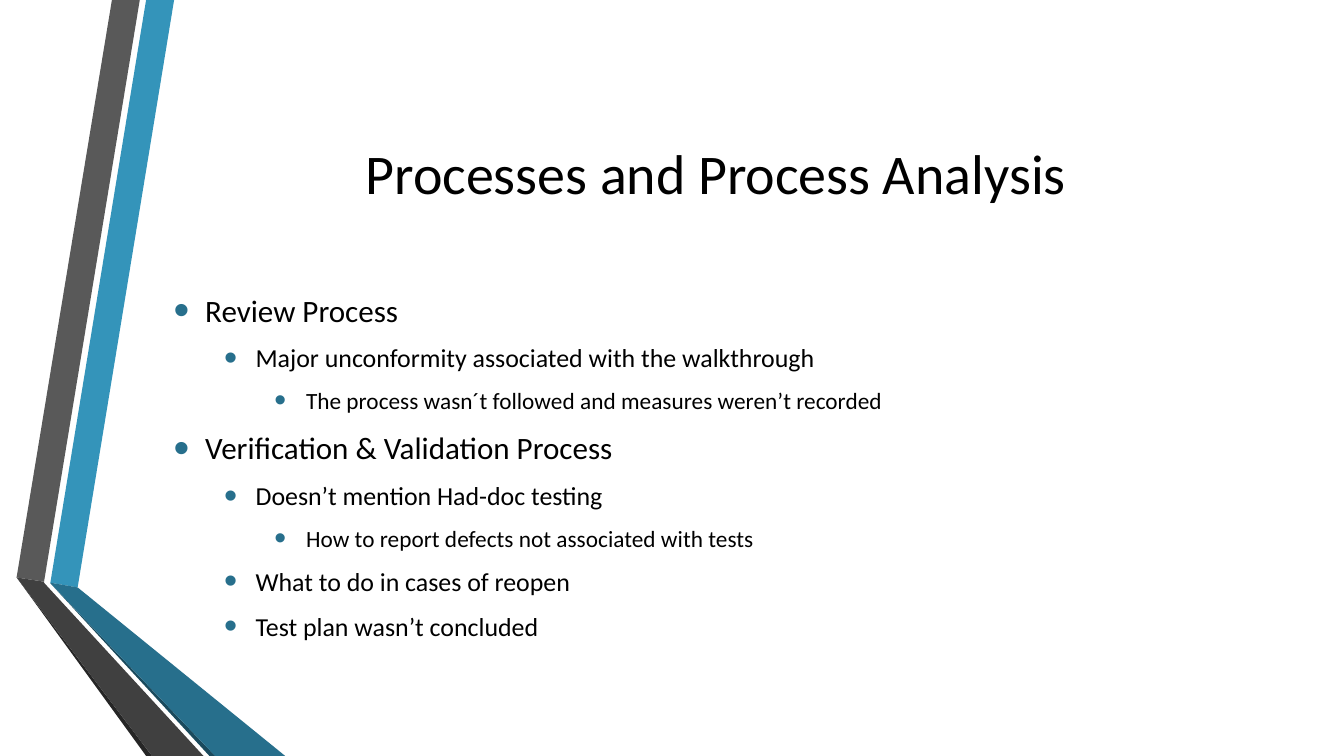
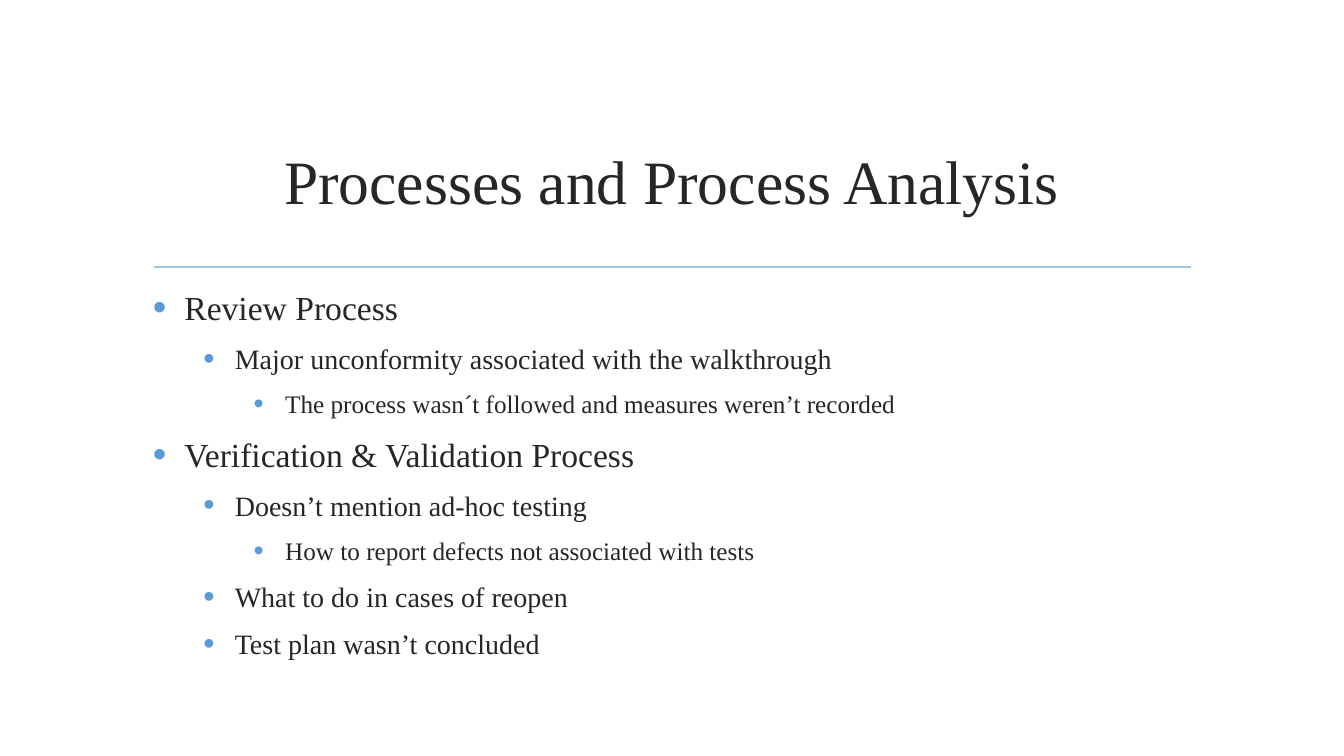
Before and after one commit to jmgirao/projetosoftware1213, a slide deck: slide 16 of Final Presentation/Presentation.pptx. Drawn at 1344x756 pixels with LibreOffice and Linux fonts; fonts in the diff are those of the drawing; background and template pictures are left out. Boxes give left, top, right and bottom in pixels: in the first picture for what was removed or moved away, otherwise in the second. Text is boxed around its words. In the diff, an @@ line names an element or a change of style, - is before the commit and + after.

```diff
--- a/Final Presentation/Presentation.pptx
+++ b/Final Presentation/Presentation.pptx
@@ title "Processes and Process Analysis": place and size @@
-title "Processes and Process Analysis" at bbox=[366, 155, 1066, 203]
+title "Processes and Process Analysis" at bbox=[284, 161, 1058, 216]
@@ title "Processes and Process Analysis" at bbox=[284, 161, 1058, 216]: size 40 to 44 pt, font Calibri to Times New Roman, text colour #000000 to #262626 @@
@@ line added from (154, 267) to (1191, 267), #9DC3E6 1.25 pt @@
@@ text "Review Process": place and size @@
-text "Review Process" at bbox=[205, 300, 881, 641]
+text "Review Process" at bbox=[184, 297, 895, 660]
@@ text "Review Process" at bbox=[184, 297, 895, 660]: vertical alignment middle to top @@
@@ text at bbox=[184, 297, 895, 660]: size 22.2 to 24 pt in "Review Process", "Verification & Validation Process"; font Calibri to Times New Roman, text colour #000000 to #262626 in "Review Process", "Major unconformity associated with the walkthrough", "The process wasn´t followed and measures weren’t ...", "Verification & Validation Process" and 3 more places; size 18.5 to 20 pt in "Major unconformity associated with the walkthrough", "What to do in cases of reopen", "Test plan wasn’t concluded"; size 16.6 to 18 pt in "The process wasn´t followed and measures weren’t ...", "How to report defects not associated with ..."; bullet colour #276F8B to #5B9BD5 @@
@@ text at bbox=[235, 496, 587, 521]: text changed; size 18.5 to 20 pt; font Calibri to Times New Roman; text colour #000000 to #262626 @@
-  • Doesn’t mention Had-doc testing
+  • Doesn’t mention ad-hoc testing
@@ group removed at bbox=[16, 0, 285, 756]: 6 freeform shapes @@
```
Also in this commit, not shown: 25 other slides changed, 7 slides added, 7 slides removed.
